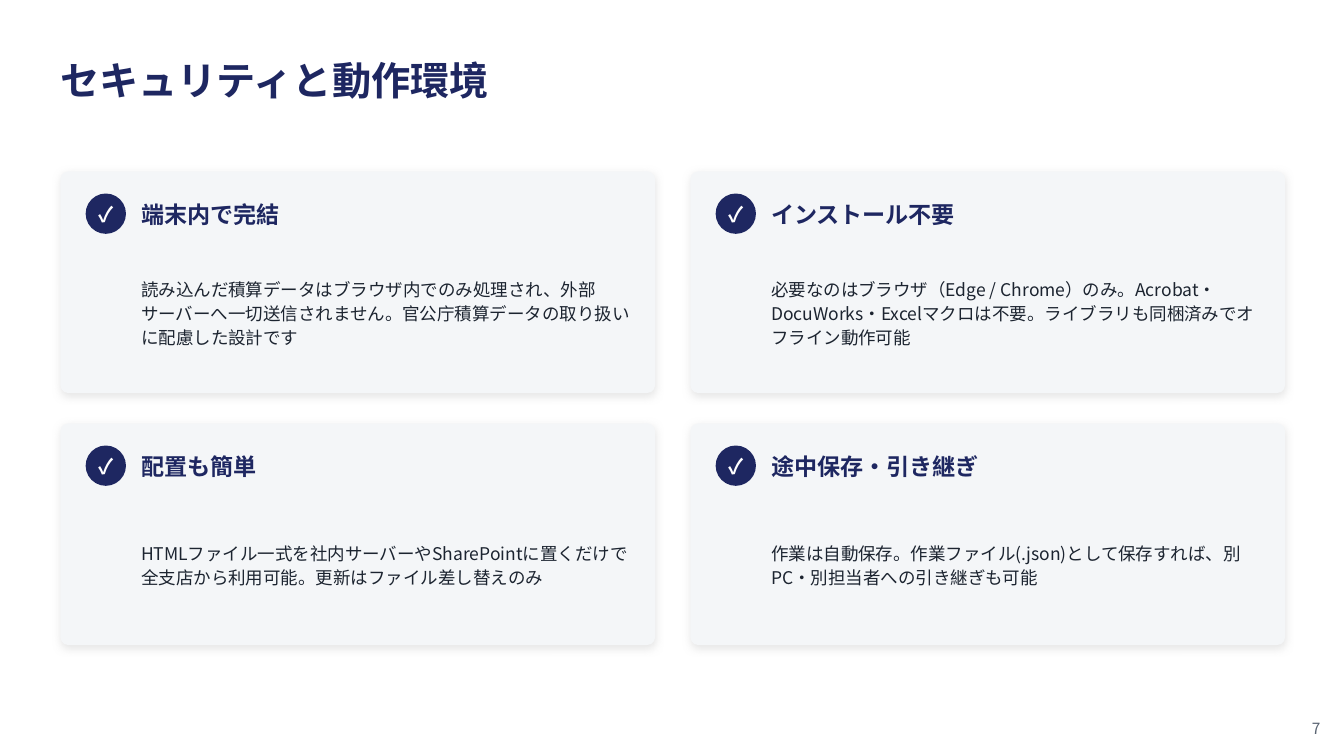
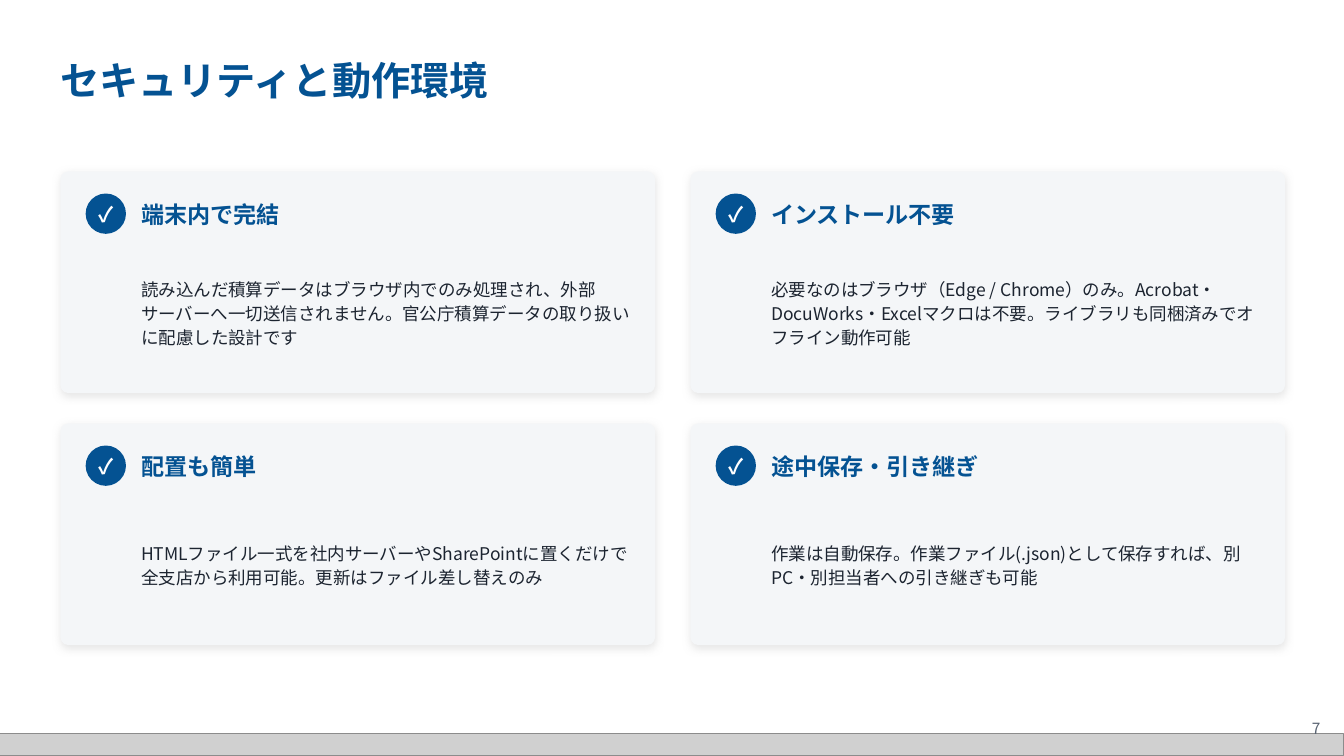
Before and after one commit to caica-inc/takashima-yuto-site, a slide deck: slide 7 of sekisan/docs/KCM積算ツール_ご説明資料.pptx. Drawn at 1344x756 pixels with LibreOffice and Linux fonts; fonts in the diff are those of the drawing; grey boxes stand for pictures. Boxes give left, top, right and bottom in pixels: in the first picture for what was removed or moved away, otherwise in the second. Text is boxed around its words. In the diff, an @@ line names an element or a change of style, - is before the commit and + after.

```diff
--- a/sekisan/docs/KCM積算ツール_ご説明資料.pptx
+++ b/sekisan/docs/KCM積算ツール_ご説明資料.pptx
@@ fill #1E2761 to #045292 in 4 elements at (x1=86, y1=194, x2=126, y2=234), (x1=716, y1=194, x2=756, y2=234), (x1=86, y1=446, x2=126, y2=486), (x1=716, y1=446, x2=756, y2=486) @@
@@ text colour #1E2761 to #045292 in 5 elements at (x1=60, y1=61, x2=488, y2=99), (x1=141, y1=203, x2=279, y2=225), (x1=771, y1=204, x2=955, y2=225), (x1=141, y1=455, x2=256, y2=477), (x1=771, y1=455, x2=978, y2=477) @@
@@ picture added at (x1=0, y1=734, x2=1344, y2=756) @@
```
Also in this commit, not shown: 7 other slides changed, 5 other files.
